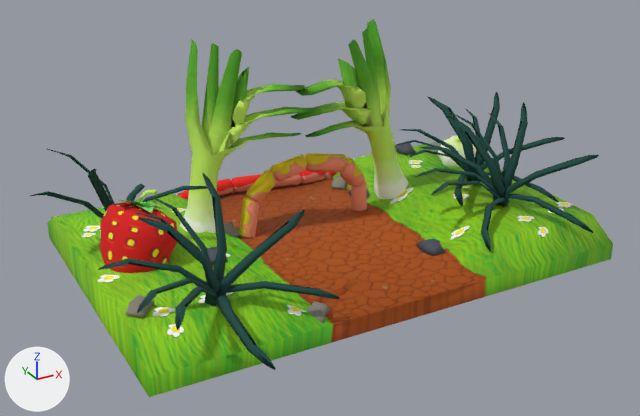
A saved change to the FBX model Assets/Meshes/Mesh_opérationnel/D_block_01.FBX.
Both versions are drawn from a camera (50 mm lens) standing at (-7.44, -13.39, 7.21) and looking at (-0.47, -0.73, 0.88). Arrows for +X, +Y and +Z are at lower left; the lights stay in place. Where no turn or scale is listed for an object, it has been applied to the vertices. Vertices at the same position are counted once.

The first picture shows 'biome_01'.
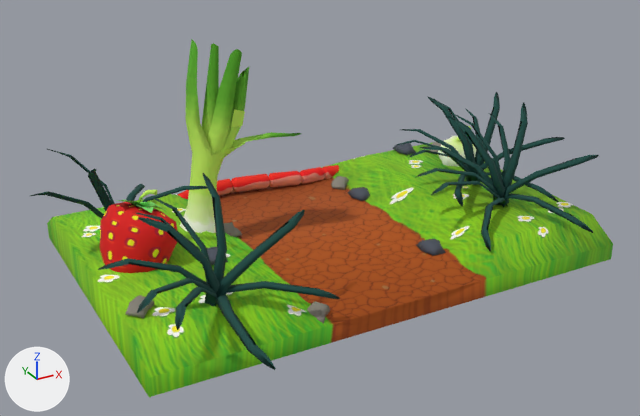
Edits to the bpy script that builds the scene:
```text
Change me_mesh:
    used by ob_biome_01; location = (0.0, 0.0, 0.0)
    remove me_mesh.from_pydata(...)  # 2439 vertices, 4155 faces; spans x -5.17..5.03, y -4.08..3.0, z -0.34..3.73
    add me_mesh.from_pydata(...)  # 1898 vertices, 3223 faces; spans x -5.17..5.03, y -4.08..3.0, z -0.34..3.68
    me_mesh part 1: the loose piece of 192 vertices spanning x -1.47..1.35, y 0.47..0.78, z -0.04..1.4 is deleted
    me_mesh part 2: the loose piece of 145 vertices spanning x -0.41..2.38, y 0.33..1.09, z 0.06..3.73 is deleted
    me_mesh part 3: the loose piece of 76 vertices spanning x -0.26..1.6, y 0.33..0.98, z 1.56..3.14 is deleted
    me_mesh part 4: the loose piece of 25 vertices spanning x 1.19..1.74, y 0.59..0.96, z 1.48..3.63 is deleted
    me_mesh part 5: the loose piece of 25 vertices spanning x 0.82..1.75, y 0.46..0.77, z 1.45..3.5 is deleted
    me_mesh part 6
    78 vertices are removed from x -1.82..0.05, y 0.27..1.11, z 1.72..2.84
    153 faces are deleted
    1 new face joins them, mat_material__25 (picture img_atlasbase_tga)
```

Location of each change, (x1, y1, x2, y2) in pixels of the pictures (640 x 416 px):
'biome_01', reshaped
    before: (30, 19, 613, 397)
    after: (30, 39, 613, 397)
part 1 of me_mesh, deleted
    before: (239, 153, 367, 237)
part 2 of me_mesh, deleted (green)
    before: (291, 19, 408, 199)
part 3 of me_mesh, deleted (green)
    before: (296, 59, 367, 127)
part 4 of me_mesh, deleted
    before: (362, 28, 381, 111)
part 5 of me_mesh, deleted (green)
    before: (348, 40, 383, 127)
part 6 of me_mesh, cut back
    before: (218, 84, 316, 153)
    after: (231, 110, 242, 127)
